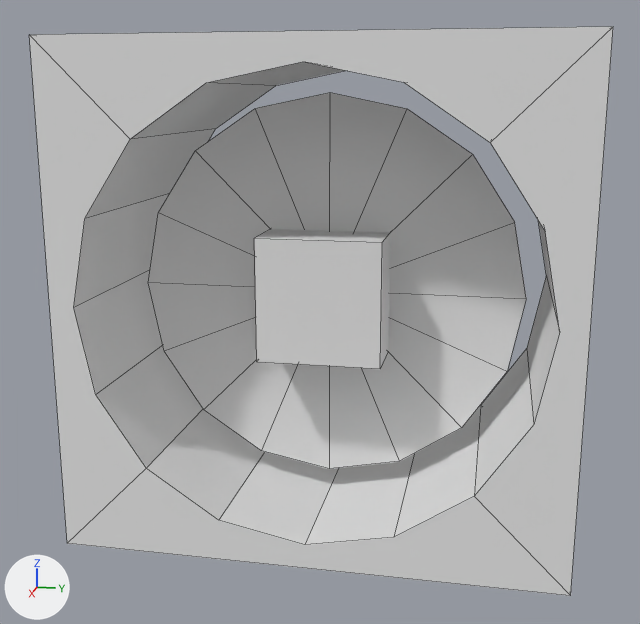
Before and after pictures for a commit that changed the OBJ model mods/derilict_building/models/derilict_building_fan_large.obj.
The view is the same before and after, from a camera (50 mm lens) standing at (3.55, 1.17, 1.29) and looking at (0.03, 0.47, 0.41). The lights are fixed; the arrows at lower left show +X, +Y and +Z. Mesh edges are drawn as thin lines. Where no turn or scale is listed for an object, it has been applied to the vertices.

Objects in the first picture: 'Fan'.
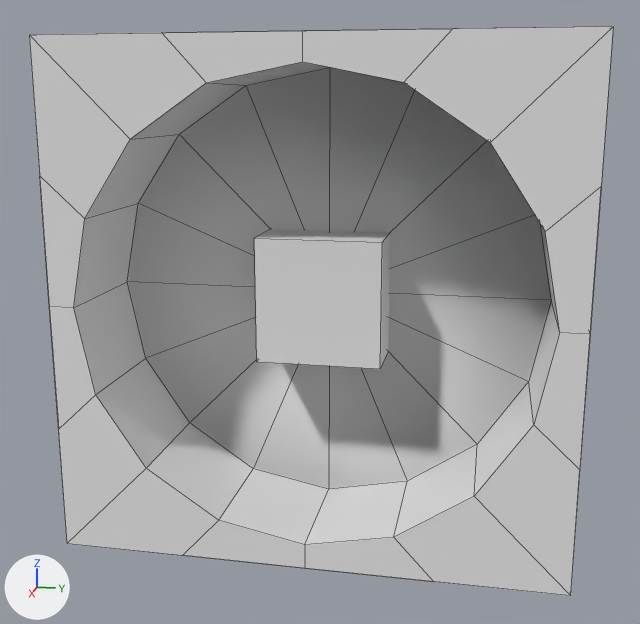
The newer file is also turned or shifted as a whole; pictures and numbers use the older file's frame.

Location of each change, (x1, y1, x2, y2) in pixels of the pictures (640 x 624 px):
part 1 of me_fan, built on
    both: (29, 27, 613, 596)

Patch to the scene script:
```diff
--- a/mods/derilict_building/models/derilict_building_fan_large.obj.py
+++ b/mods/derilict_building/models/derilict_building_fan_large.obj.py
@@ me_fan @@
 # used by ob_fan; location = (0.0, 0.0, 0.0)
-me_fan.from_pydata(...)  # 65 vertices, 50 faces; spans x -0.5..0.5, y -0.5..1.5, z -0.5..1.5
+me_fan.from_pydata(...)  # 89 vertices, 94 faces; spans x -0.5..0.5, y -0.5..1.5, z -0.5..1.5
+# me_fan part 1
+# 28 faces are deleted
+# 16 vertices move from x 0.0, y -0.3..1.3, z -0.3..1.3 to x 0.0, y -0.4..1.4, z -0.4..1.4
+# 8 vertices are added at x -0.5..0.5, y -0.5..1.5, z -0.5..1.5
+# 8 new vertices lie (0.0, -0.5, 0.0) away from vertices in x -0.5..0.5, y 0.5..1.5, z -0.5..1.5
+# 8 new vertices lie (0.0, 0.0, 0.5) away from vertices in x -0.5..0.5, y -0.5..1.5, z -0.5..0.5
+# 72 new faces join them
 me_fan.materials.append(mat_material)
```
